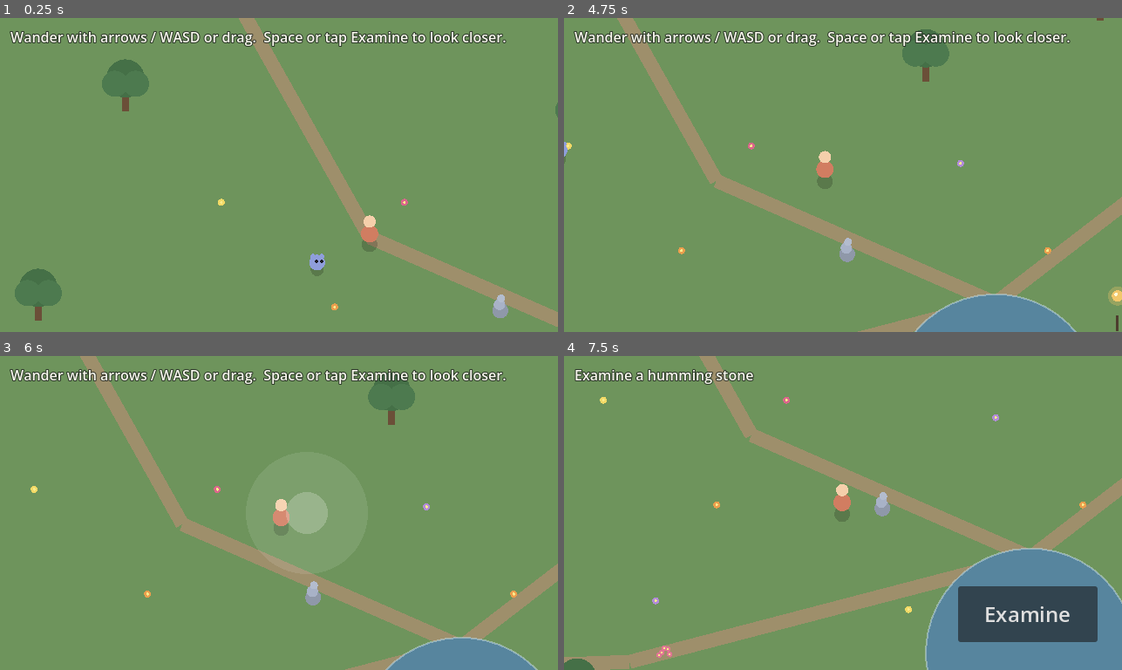
Above: before the commit, frames 1-4 (two rows, left to right).
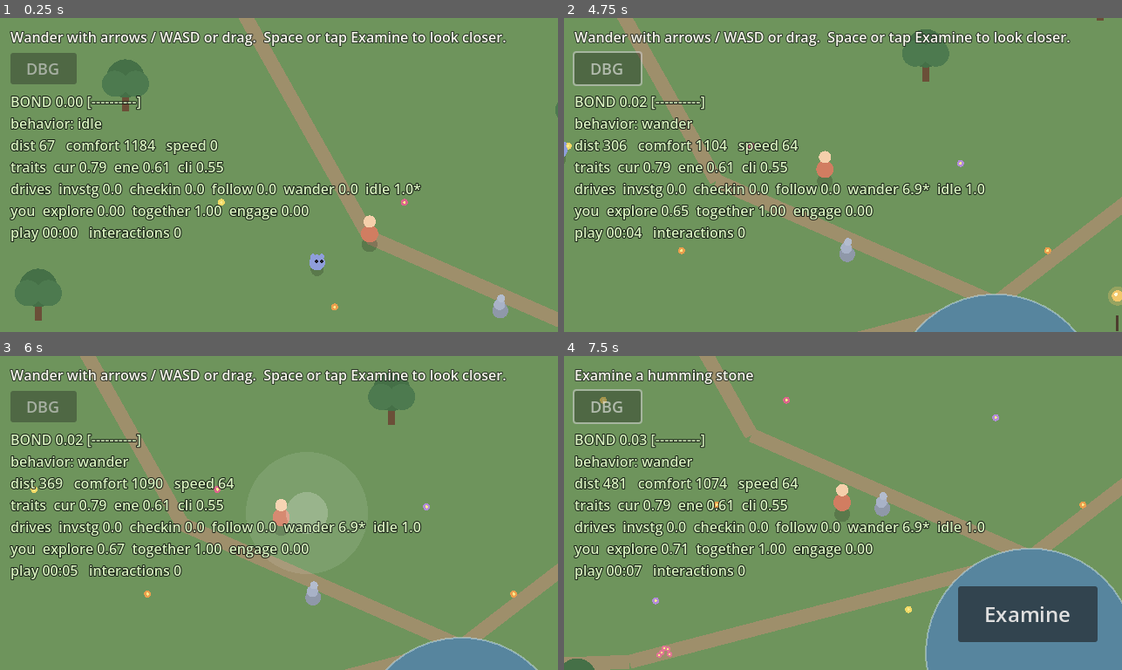
Above: after the commit, the same moments.

Repository: maximusunc/pokepals
Game: Godot game, scene res://scenes/world.tscn
Same seed, same stepped clock (60 frames per second), same inputs: the game is played once before the commit and once after it.
Inputs (mouse positions are in pixels of both pictures, inside the frame that each line leads up to):
- Up to frame 1 (0.25 s): no input
- Up to frame 2 (4.75 s): click (608, 68) at 0.5 s, where only the run after the commit has a clickable "DBG"; tap Enter (ui_accept) at 1.25, 1.52, 4.52 s; move the mouse to (965, 159) at 1.27 s; hold Right (ui_right) 1.28-2 s; click (965, 159) at 1.42 s; drag from (731, 190) to (815, 237) at 2.02 s; move the mouse to (898, 105) at 2.77 s; hold Right (ui_right) 2.78-3.5 s; drag from (815, 237) to (675, 127) at 3.52 s; move the mouse to (1010, 222) at 4.27 s; hold Left (ui_left) from 4.28 s (still down)
- Up to frame 3 (6 s): release Left (ui_left) at 5 s; drag from (111, 465) to (195, 434) at 5.02 s; move the mouse to (306, 513) at 5.77 s; hold Down (ui_down) from 5.78 s (still down); click (306, 513) at 5.92 s
- Up to frame 4 (7.5 s): release Down (ui_down) at 6.5 s; drag from (759, 434) to (731, 528) at 6.52 s; move the mouse to (965, 497) at 7.27 s; hold Up (ui_up) from 7.28 s (still down)

The runs differ from the first frame. In frame 1, 7.9% of the frame differs, in the area x 1-76%, y 11-72%; in frame 2, 8.2%, in the area x 1-76%, y 10-72%; in frame 3, 8.1%; in frame 4, 8.2%.

Commit message:
Add dev debug overlay for companion + bond state
Surface the companion's inner life on screen during playtesting so it's
possible to correlate what you see (following / wandering / checking in)
with what the companion is actually thinking.

The overlay shows: bond (with a bar), current behavior, distance vs. the
bond-scaled comfort distance, the drifting personality traits, every
drive's score this frame (winner starred — the "why"), the derived play
signals, and play time / interaction count.

Keeps the logic/presentation split intact: the pure logic records plain
read-only snapshots (CompanionBrain.debug_state, CompanionSelf.debug_state,
stable per-drive IDs) and the overlay only reads and renders them.

On by default; toggle via the on-screen DBG button (mobile) or F3 (desktop).

Co-Authored-By: Claude Opus 4.8 <noreply@anthropic.com>
Claude-Session: https://claude.ai/code/session_0187kn2wJf8HJnoWKHGAgx7t

Diff:
--- a/pokepals/scenes/world.tscn
+++ b/pokepals/scenes/world.tscn
@@ -6,6 +6,7 @@
 [ext_resource type="PackedScene" path="res://scenes/player.tscn" id="4"]
 [ext_resource type="Script" path="res://scripts/presentation/camera_rig.gd" id="5"]
 [ext_resource type="Script" path="res://scripts/presentation/virtual_joystick.gd" id="6"]
+[ext_resource type="Script" path="res://scripts/presentation/debug_overlay.gd" id="7"]
 
 [node name="World" type="Node2D"]
 script = ExtResource("1")
@@ -67,3 +68,27 @@
 offset_bottom = 92.0
 theme_override_font_sizes/font_size = 24
 text = "New Companion"
+
+[node name="DebugButton" type="Button" parent="UI"]
+modulate = Color(1, 1, 1, 0.6)
+offset_left = 12.0
+offset_top = 40.0
+offset_right = 88.0
+offset_bottom = 76.0
+theme_override_font_sizes/font_size = 18
+text = "DBG"
+
+[node name="DebugOverlay" type="CanvasLayer" parent="."]
+script = ExtResource("7")
+
+[node name="Readout" type="Label" parent="DebugOverlay"]
+offset_left = 12.0
+offset_top = 84.0
+offset_right = 420.0
+offset_bottom = 320.0
+theme_override_colors/font_color = Color(0.85, 0.95, 0.75, 1)
+theme_override_colors/font_outline_color = Color(0.05, 0.07, 0.05, 0.9)
+theme_override_constants/line_spacing = 2
+theme_override_constants/outline_size = 4
+theme_override_font_sizes/font_size = 16
+text = ""
--- a/pokepals/scripts/presentation/companion_view.gd
+++ b/pokepals/scripts/presentation/companion_view.gd
@@ -105,6 +105,21 @@
 	return _brain.get_self().bond >= max_bond
 
 
+## A single read surface for the debug overlay: the brain's last decision merged
+## with the persistent self's state and a couple of presentation facts. Read-only —
+## the overlay only displays this; it never writes back. Empty before the brain exists.
+func debug_state() -> Dictionary:
+	if _brain == null:
+		return {}
+	var d := _brain.debug_state().duplicate(true)
+	var self_state := _brain.get_self().debug_state(_cfg)
+	for key in self_state:
+		d[key] = self_state[key]
+	d["companion_pos"] = position
+	d["speed"] = velocity.length()
+	return d
+
+
 ## Start a whole new companion: wipe the save and spawn a freshly randomized partner
 ## so the bond arc can be played again from zero without reinstalling. Replacing the
 ## brain outright also clears every drive's internal timers, so it truly begins anew.
--- /dev/null
+++ b/pokepals/scripts/presentation/debug_overlay.gd
@@ -0,0 +1,104 @@
+class_name DebugOverlay
+extends CanvasLayer
+## A dev-only on-screen readout of the companion's inner life, so a playtester can
+## correlate what they SEE (it's trailing me / wandering off / came to say hi) with
+## what the companion is actually thinking (bond, traits, which drive is winning and
+## by how much). Pure presentation: it only READS state the logic exposes via
+## debug_state() and renders it — it never decides or mutates anything.
+##
+## On by default (this is a dev build). Toggle by tapping the on-screen DBG button
+## (wired by the world controller) or pressing F3 on desktop.
+
+@onready var _label: Label = $Readout
+
+var _companion: CompanionView
+var _player: PlayerView
+
+
+## Handed its subjects by the world controller after the scene is wired.
+func setup(companion: CompanionView, player: PlayerView) -> void:
+	_companion = companion
+	_player = player
+
+
+func toggle() -> void:
+	visible = not visible
+
+
+func _unhandled_key_input(event: InputEvent) -> void:
+	if event is InputEventKey and event.pressed and not event.echo and event.keycode == KEY_F3:
+		toggle()
+
+
+func _process(_delta: float) -> void:
+	if not visible or _companion == null:
+		return
+	var d := _companion.debug_state()
+	if d.is_empty():
+		_label.text = "companion: waking up..."
+		return
+	_label.text = _format(d)
+
+
+func _format(d: Dictionary) -> String:
+	var lines: Array = []
+
+	var bond := float(d.get("bond", 0.0))
+	lines.append("BOND %4.2f %s" % [bond, _bar(bond)])
+	lines.append("behavior: %s" % str(d.get("behavior", "?")))
+	lines.append("dist %d   comfort %d   speed %d" % [
+		int(round(float(d.get("dist_to_player", 0.0)))),
+		int(round(float(d.get("follow_near", 0.0)))),
+		int(round(float(d.get("speed", 0.0)))),
+	])
+
+	var t: Dictionary = d.get("traits", {})
+	lines.append("traits  cur %.2f  ene %.2f  cli %.2f" % [
+		float(t.get("curiosity", 0.0)),
+		float(t.get("energy", 0.0)),
+		float(t.get("clinginess", 0.0)),
+	])
+
+	# Each drive's bid this frame, strongest-first, winner starred — the "why".
+	var scores: Dictionary = d.get("scores", {})
+	var winner := str(d.get("winner", ""))
+	var order := ["investigate", "checkin", "follow", "wander", "idle"]
+	var parts: Array = []
+	for id in order:
+		if scores.has(id):
+			var mark := "*" if id == winner else ""
+			parts.append("%s %.1f%s" % [_label_for(id), float(scores[id]), mark])
+	lines.append("drives  " + "  ".join(parts))
+
+	var s: Dictionary = d.get("signals", {})
+	lines.append("you  explore %.2f  together %.2f  engage %.2f" % [
+		float(s.get("explore", 0.0)),
+		float(s.get("together", 0.0)),
+		float(s.get("engage", 0.0)),
+	])
+	lines.append("play %s   interactions %d" % [
+		_clock(float(d.get("play_seconds", 0.0))),
+		int(d.get("interactions", 0)),
+	])
+
+	return "\n".join(lines)
+
+
+func _bar(value: float, cells: int = 10) -> String:
+	var filled := int(round(clampf(value, 0.0, 1.0) * cells))
+	return "[" + "#".repeat(filled) + "-".repeat(cells - filled) + "]"
+
+
+func _clock(seconds: float) -> String:
+	var total := int(seconds)
+	return "%02d:%02d" % [total / 60, total % 60]
+
+
+func _label_for(id: String) -> String:
+	match id:
+		"investigate":
+			return "invstg"
+		"checkin":
+			return "checkin"
+		_:
+			return id
--- a/pokepals/scripts/presentation/world_controller.gd
+++ b/pokepals/scripts/presentation/world_controller.gd
@@ -17,6 +17,8 @@
 @onready var _joystick: VirtualJoystick = $UI/Joystick
 @onready var _examine_button: Button = $UI/ExamineButton
 @onready var _reset_button: Button = $UI/ResetButton
+@onready var _debug: DebugOverlay = $DebugOverlay
+@onready var _debug_button: Button = $UI/DebugButton
 
 var _interactables: Array = []  # [ { pos: Vector2, label: String } ]
 var _examine_shown := false  # whether the touch Examine button is currently faded in
@@ -53,6 +55,12 @@
 	# Top-right "start over" button: only revealed once fully bonded (see _process).
 	_reset_button.pressed.connect(_on_reset_pressed)
 	_joystick.add_exclusion(_reset_button)
+
+	# Dev-only companion/bond readout. On by default; the DBG button (and F3 on
+	# desktop) toggles it. Exclude its taps from the movement thumbstick underneath.
+	_debug.setup(_companion, _player)
+	_debug_button.pressed.connect(_debug.toggle)
+	_joystick.add_exclusion(_debug_button)
 
 	_hint.text = "Wander with arrows / WASD or drag.  Space or tap Examine to look closer."
 
--- a/pokepals/scripts/world/companion_brain.gd
+++ b/pokepals/scripts/world/companion_brain.gd
@@ -21,6 +21,9 @@
 var _self: CompanionSelf
 var _drives: Array
 var _behavior := "idle"
+# A read-only snapshot of the last decision, for the debug overlay. Plain numbers
+# and strings only — nothing here couples the brain to a presentation.
+var _last_debug: Dictionary = {}
 
 
 func _init(cfg: Dictionary, seed_value: int = 0, existing_self: CompanionSelf = null) -> void:
@@ -43,6 +46,13 @@
 	return _self
 
 
+## A snapshot of the last frame's decision for diagnostics: the winning behavior,
+## the spatial facts that drove it, and every drive's score this frame. Read-only;
+## the brain never reads this back, so it can't affect behavior.
+func debug_state() -> Dictionary:
+	return _last_debug
+
+
 ## Decide what the companion wants this frame.
 func update(context: Dictionary) -> Dictionary:
 	var delta: float = context["delta"]
@@ -59,8 +69,10 @@
 		drive.tick(delta)
 	var winner = null
 	var best_score := -1.0
+	var scores := {}
 	for drive in _drives:
 		var score: float = drive.evaluate(perception, _self, _cfg, _rng)
+		scores[drive.ID] = score
 		if score > best_score:
 			best_score = score
 			winner = drive
@@ -68,6 +80,13 @@
 	# ACT: only the winner produces the intent.
 	var proposal: Dictionary = winner.act(perception, _self, _cfg, _rng, delta)
 	_behavior = proposal["behavior"]
+	_last_debug = {
+		"behavior": _behavior,
+		"dist_to_player": perception["dist_to_player"],
+		"follow_near": perception["follow_near"],
+		"scores": scores,
+		"winner": winner.ID,
+	}
 	return {
 		"move_target": proposal["move_target"],
 		"desired_speed": proposal["desired_speed"],
--- a/pokepals/scripts/world/companion_drives.gd
+++ b/pokepals/scripts/world/companion_drives.gd
@@ -63,6 +63,7 @@
 ## wander. It waddles over, lingers, then loses interest, on a cooldown so a flurry
 ## of pokes doesn't spam it.
 class InvestigateDrive extends Drive:
+	const ID := "investigate"
 	const SCORE := 20.0
 	var _active := false
 	var _target := Vector2.ZERO
@@ -114,6 +115,7 @@
 ## so deliberate check-ins aren't needed. The clinginess trait nudges how often a
 ## given companion bothers to check in.
 class CheckInDrive extends Drive:
+	const ID := "checkin"
 	var _cooldown := 0.0
 	var _active := false
 	var _target := Vector2.ZERO
@@ -208,6 +210,8 @@
 ## and the companion is free to be anywhere; only as the bond deepens, and the comfort
 ## distance tightens in, does the leash start to reel you together.
 class FollowDrive extends Drive:
+	const ID := "follow"
+
 	func evaluate(perception: Dictionary, s: CompanionSelf, cfg: Dictionary, _rng: RandomNumberGenerator) -> float:
 		var dist: float = perception["dist_to_player"]
 		# The comfort distance is bond-scaled (wide when fresh, snug when bonded) and
@@ -264,6 +268,7 @@
 ## follow_far; past that the leash has already handed control to FollowDrive, so it
 ## won't strand itself chasing a prop while you walk away.
 class WanderDrive extends Drive:
+	const ID := "wander"
 	enum { PAUSE, ROAM }
 	var _state := PAUSE
 	var _pause_timer := 0.0
@@ -418,6 +423,7 @@
 ## energetic. This is what fills the quiet moments between roams and when settled at
 ## a bonded player's side.
 class IdleDrive extends Drive:
+	const ID := "idle"
 	const SCORE := 1.0
 	var _look_timer := 0.0
 	var _look_at := Vector2.ZERO
--- a/pokepals/scripts/world/companion_self.gd
+++ b/pokepals/scripts/world/companion_self.gd
@@ -190,6 +190,19 @@
 	return 0.5 if total <= 0.0 else acc / total
 
 
+## A read-only snapshot of the identity for diagnostics: the bond, the drifting
+## traits, the derived play signals, and the headline observation tallies. Reuses
+## play_signals() so the overlay shows exactly the numbers drift reads.
+func debug_state(cfg: Dictionary) -> Dictionary:
+	return {
+		"bond": bond,
+		"traits": traits.duplicate(),
+		"signals": play_signals(cfg),
+		"play_seconds": float(observations.get("play_seconds", 0.0)),
+		"interactions": float(observations.get("interactions", 0.0)),
+	}
+
+
 ## Plain, JSON-serializable snapshot. Dictionaries are deep-copied so callers
 ## can't mutate our state by holding the returned dict.
 func to_dict() -> Dictionary:
Not shown: 1 places in pokepals/scenes/world.tscn that only renumber resources
